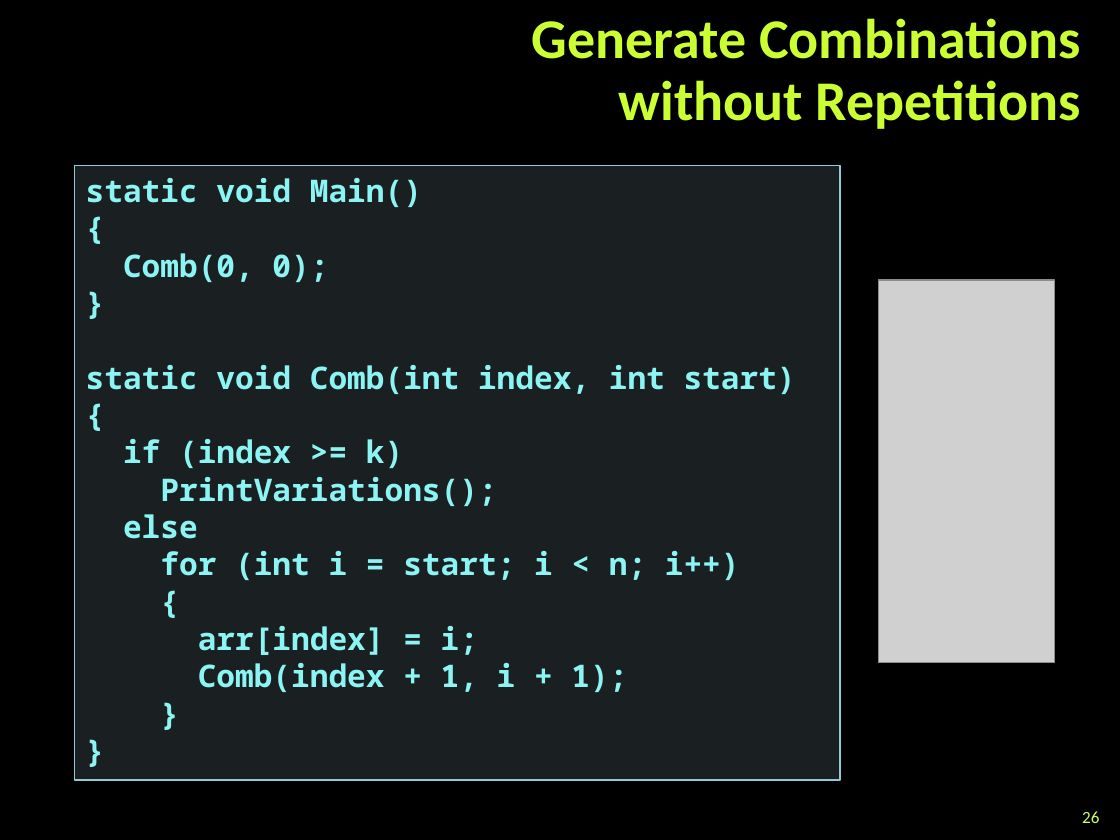
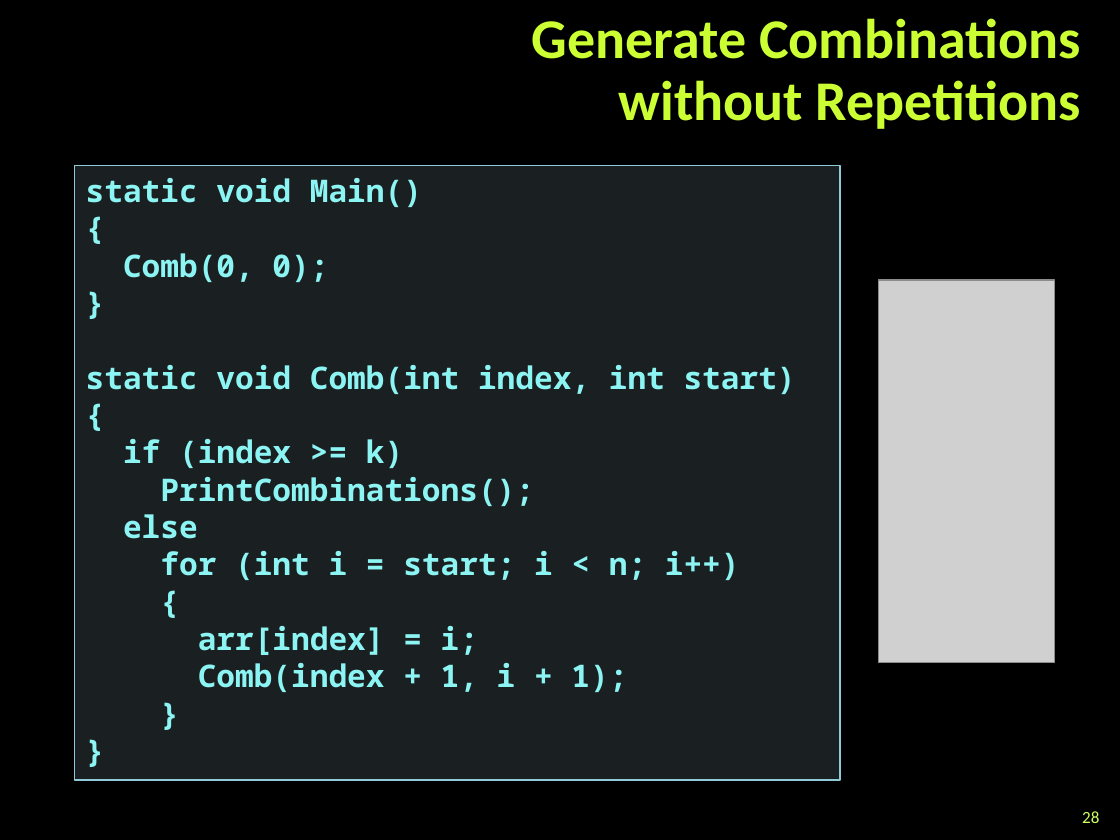
Before and after one commit to martin-nikolov/Telerik-Academy, a slide deck: slide 28 of Programming with C#/5. C# Data Structures and Algorithms/09. Combinatorics - ✘/Combinatorics.pptx (slide 26 before the commit). Drawn at 1120x840 pixels with LibreOffice and Linux fonts; fonts in the diff are those of the drawing; grey boxes stand for pictures; background and template pictures are left out. Boxes give left, top, right and bottom in pixels: in the first picture for what was removed or moved away, otherwise in the second. Text is boxed around its words. In the diff, an @@ line names an element or a change of style, - is before the commit and + after.

```diff
--- a/Programming with C#/5. C# Data Structures and Algorithms/09. Combinatorics - ✘/Combinatorics.pptx
+++ b/Programming with C#/5. C# Data Structures and Algorithms/09. Combinatorics - ✘/Combinatorics.pptx
@@ text at [160,477,534,506]: text changed @@
-PrintVariations();
+PrintCombinations();
@@ page number at [1082,811,1099,823]: text changed @@
-26
+28
```
Also in this commit, not shown: 4 other slides changed, 3 slides added, 31 other files.
